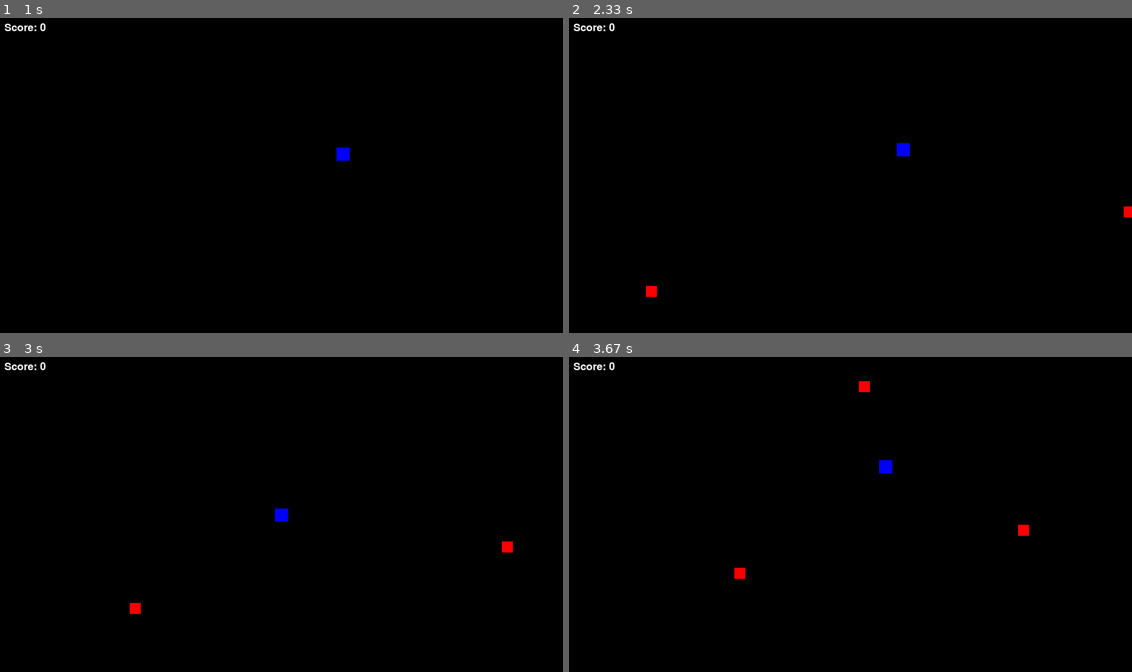
Above: before the commit, frames 1-4 (two rows, left to right).
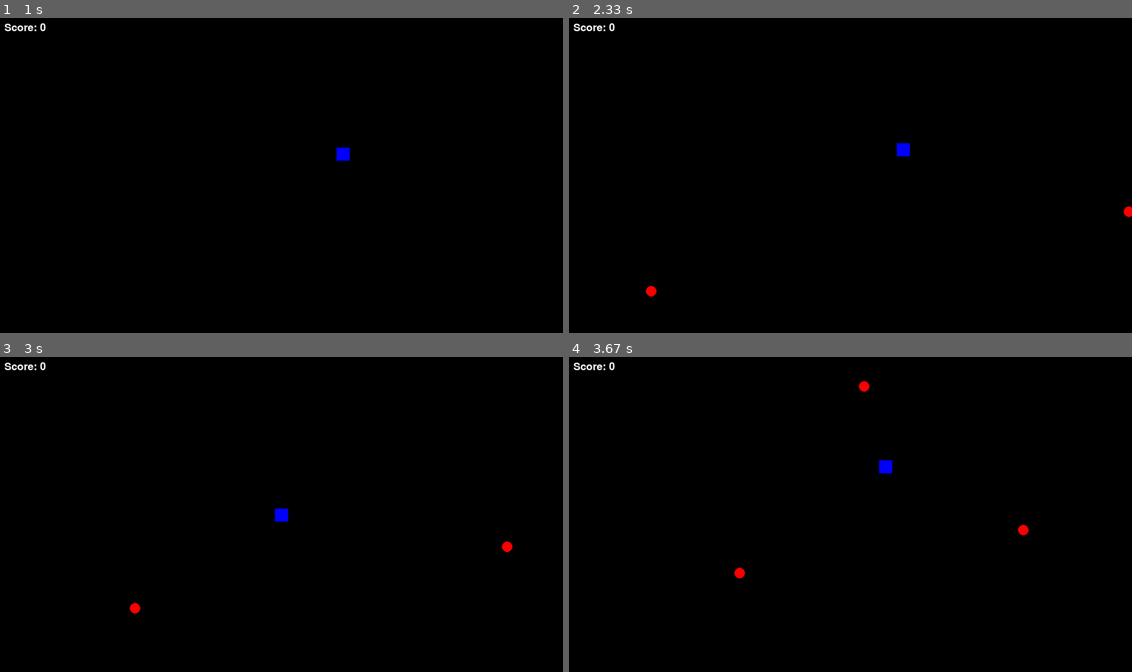
Above: after the commit, the same moments.

Repository: Konf1ic/Topdown_shooter_Pygamee
Game: pygame game, started from top_down_shooter.py
Two runs of this game, one before a commit and one after it. Both use one fixed random seed, a clock stepped at 60 frames per second and the inputs below.
Inputs:
- Up to frame 1 (1 s): hold Right 0.33-0.8 s; hold Up from 0.83 s (still down)
- Up to frame 2 (2.33 s): release Up at 1.13 s; hold Right 1.17-1.63 s; hold Left 1.67-2.2 s; hold Down from 2.23 s (still down)
- Up to frame 3 (3 s): release Down at 2.53 s; hold Left 2.57-2.97 s
- Up to frame 4 (3.67 s): hold Up 3-3.37 s; hold Right from 3.4 s (still down)

Frame 1 is identical in both runs. In frame 2, less than 0.1% of the frame differs, in the area x 13-100%, y 59-89%; in frame 3, less than 0.1%; in frame 4, less than 0.1%, in the area x 29-82%, y 7-71%.

Commit message:
Turn enemy to circle

Diff:
--- a/top_down_shooter.py
+++ b/top_down_shooter.py
@@ -99,8 +99,9 @@
 class Enemy(pygame.sprite.Sprite):
     def __init__(self):
         super().__init__()
-        self.image = pygame.Surface((25, 25))
-        self.image.fill(RED)
+        # Create a circular enemy instead of a square
+        self.image = pygame.Surface((25, 25), pygame.SRCALPHA) # SRCALPHA for transparency
+        pygame.draw.circle(self.image, RED, (12, 12), 12) # Draw a red circle with radius 12, centered at (12,12)
         # Spawn enemy at a random edge of the screen
         side = random.choice(['top', 'bottom', 'left', 'right'])
         if side == 'top':
